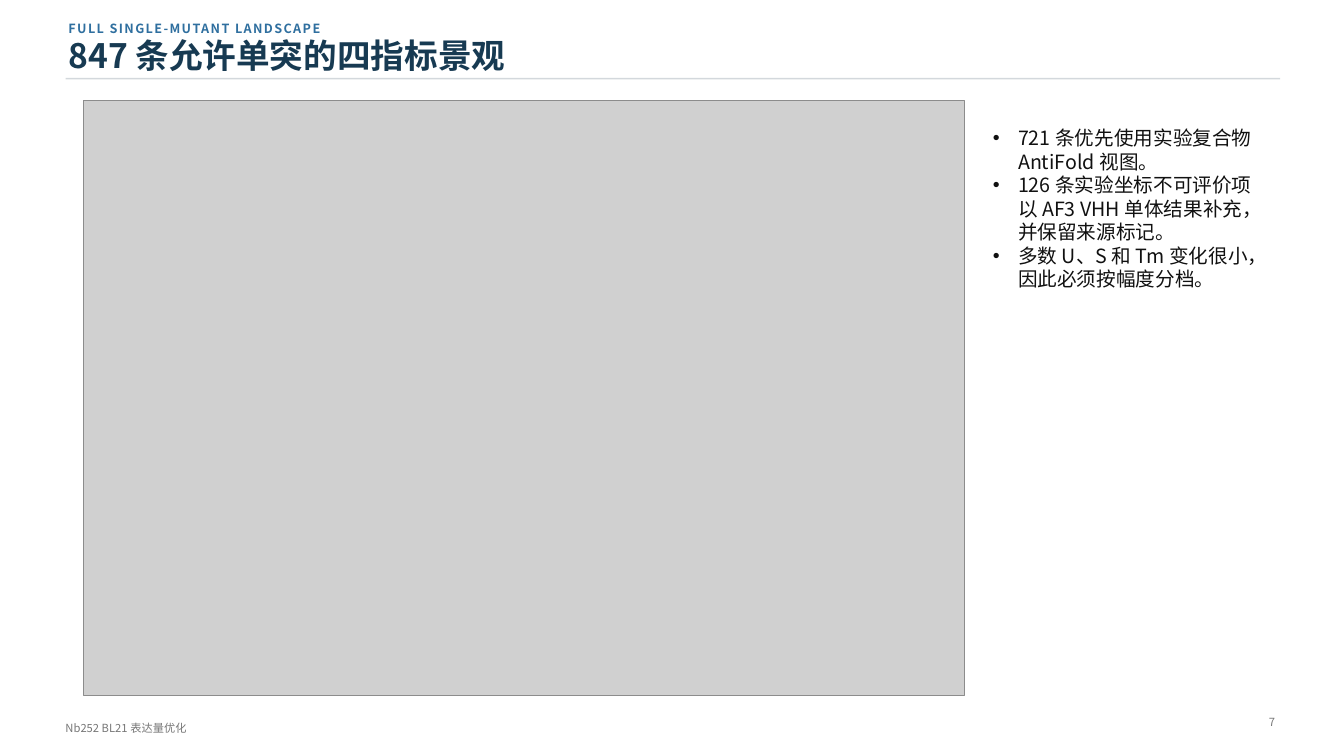
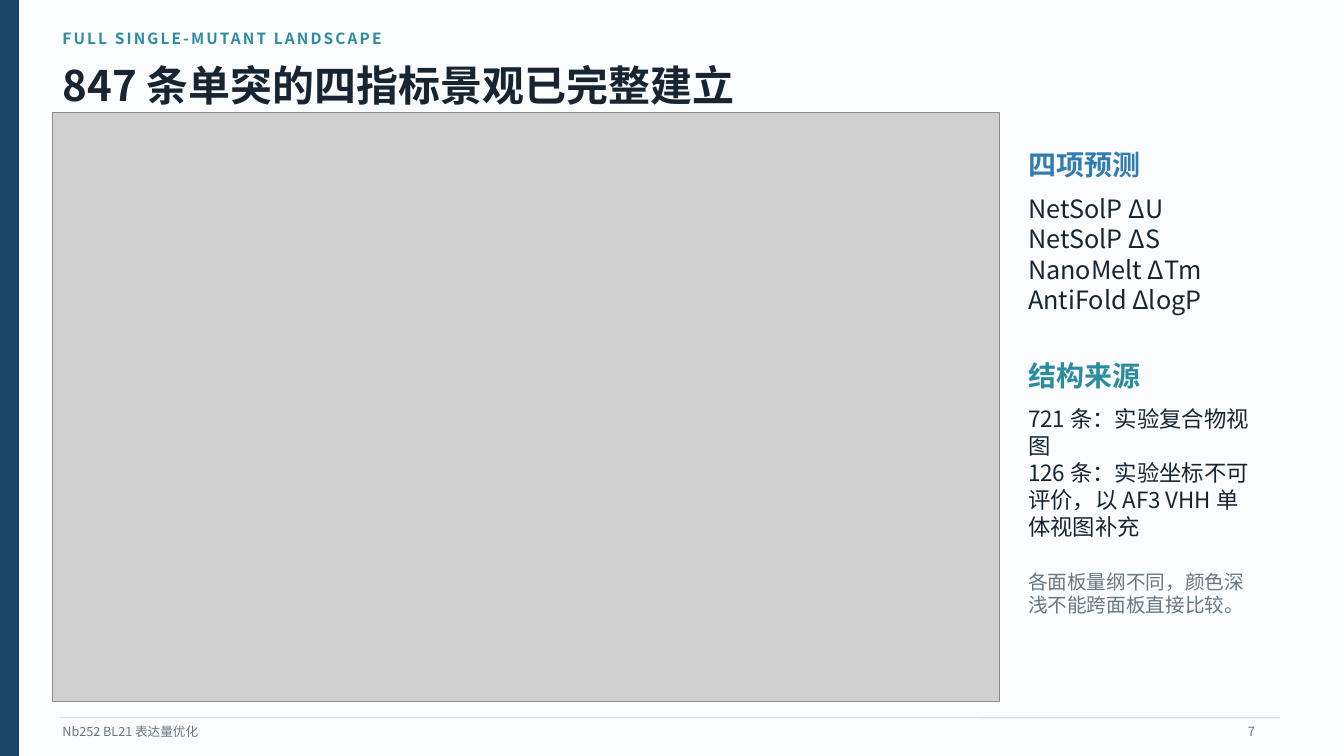
Before and after one commit to name-lulangya/Antibody_optimization, a slide deck: slide 7 of docs/result_artifacts/weekly_report_result/report_2026_W34_nb252_expression_route/Nb252_BL21_expression_optimization_presentation.pptx. Drawn at 1344x756 pixels with LibreOffice and Linux fonts; fonts in the diff are those of the drawing; grey boxes stand for pictures. Boxes give left, top, right and bottom in pixels: in the first picture for what was removed or moved away, otherwise in the second. Text is boxed around its words. In the diff, an @@ line names an element or a change of style, - is before the commit and + after.

```diff
--- a/docs/result_artifacts/weekly_report_result/report_2026_W34_nb252_expression_route/Nb252_BL21_expression_optimization_presentation.pptx
+++ b/docs/result_artifacts/weekly_report_result/report_2026_W34_nb252_expression_route/Nb252_BL21_expression_optimization_presentation.pptx
@@ background #FFFFFF to #FAFCFD @@
@@ rectangle added at (0, 0, 18, 756), fill #194765, outline #194765 1 pt @@
@@ text "FULL SINGLE-MUTANT LANDSCAPE": place and size @@
-text "FULL SINGLE-MUTANT LANDSCAPE" at (69, 18, 371, 38)
+text "FULL SINGLE-MUTANT LANDSCAPE" at (63, 27, 516, 49)
@@ text "FULL SINGLE-MUTANT LANDSCAPE" at (63, 27, 516, 49): size 9 to 11 pt, text colour #2F6F9F to #2C8C9F, letter spacing 1 to 1.5 pt @@
@@ text at (62, 65, 734, 105): text changed; size 24 to 30 pt; text colour #173A52 to #172532 @@
-847 条允许单突的四指标景观
+847 条单突的四指标景观已完整建立
@@ line removed from (66, 79) to (1280, 79) @@
@@ picture: place and size @@
-picture at (84, 101, 964, 696)
+picture at (52, 113, 1000, 702)
@@ text added at (1028, 151, 1140, 178), 20 pt, text #327DB0, bold @@
+四项预测
@@ text added at (1028, 198, 1202, 315), 18 pt, text #172532 @@
+NetSolP ΔU
+NetSolP ΔS
+NanoMelt ΔTm
+AntiFold ΔlogP
@@ text added at (1028, 362, 1140, 389), 20 pt, text #2C8C9F, bold @@
+结构来源
@@ text at (1028, 408, 1249, 537): text changed; size 14 to 16 pt; text colour #111111 to #172532 @@
-• 721 条优先使用实验复合物 AntiFold 视图。
-• 126 条实验坐标不可评价项以 AF3 VHH 单体结果补充，并保留来源标记。
-• 多数 U、S 和 Tm 变化很小，因此必须按幅度分档。
+721 条：实验复合物视图
+126 条：实验坐标不可评价，以 AF3 VHH 单体视图补充
@@ text added at (1028, 572, 1244, 614), 14 pt, text #657784 @@
+各面板量纲不同，颜色深浅不能跨面板直接比较。
@@ line added from (60, 718) to (1280, 718), #D7E1E6 0.8 pt @@
@@ text added at (62, 725, 198, 737), 9 pt, text #657784 @@
+Nb252 BL21 表达量优化
@@ text removed at (65, 722, 186, 733) @@
-Nb252 BL21 表达量优化
@@ text "7": place and size @@
-text "7" at (1269, 718, 1275, 726)
+text "7" at (1248, 727, 1255, 736)
@@ text "7" at (1248, 727, 1255, 736): size 8 to 9 pt, text colour #777777 to #657784; vertical alignment top to middle @@
```
Also in this commit, not shown: 7 other slides changed, 6 slides added, 4 slides removed, 15 other files.
